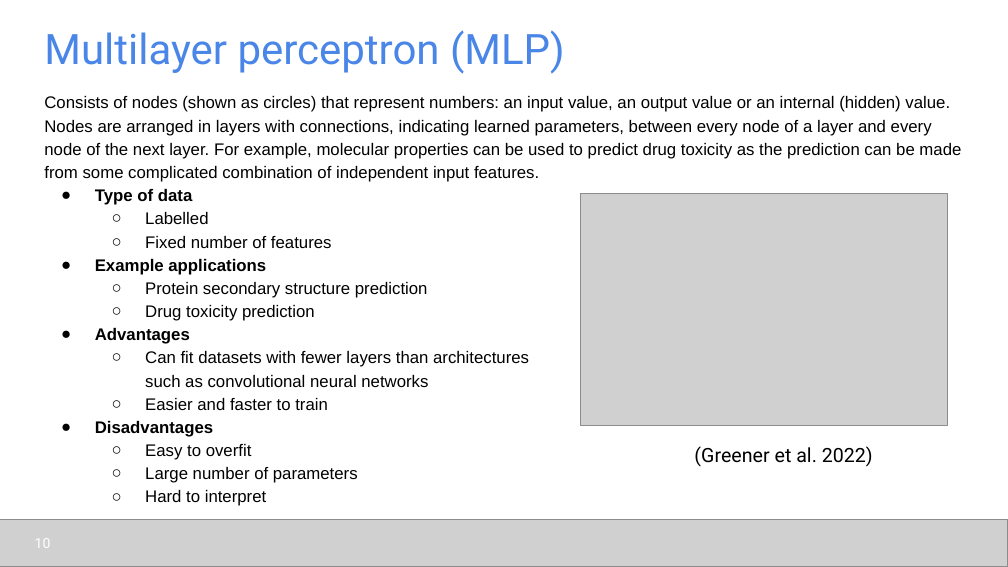
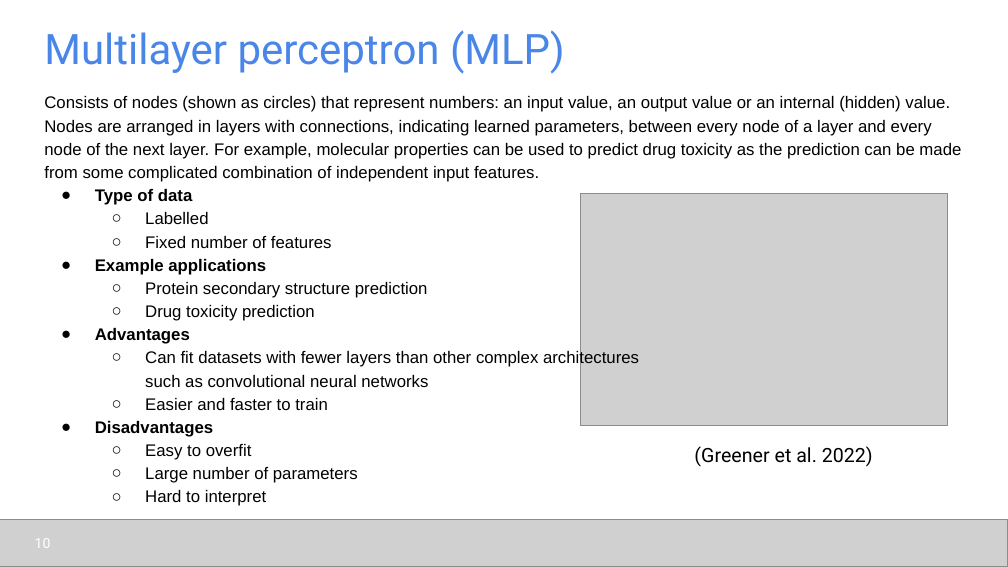
Before and after one commit to udel-cbcb/al_ml_workshop, a slide deck: slide 10 of Day_1/Lectures/Day_1_Lecture_2_AI_ML_Applications_in_Biology_and_Chemistry.pptx. Drawn at 1008x567 pixels with LibreOffice and Linux fonts; fonts in the diff are those of the drawing; grey boxes stand for pictures. Boxes give left, top, right and bottom in pixels: in the first picture for what was removed or moved away, otherwise in the second. Text is boxed around its words. In the diff, an @@ line names an element or a change of style, - is before the commit and + after.

```diff
--- a/Day_1/Lectures/Day_1_Lecture_2_AI_ML_Applications_in_Biology_and_Chemistry.pptx
+++ b/Day_1/Lectures/Day_1_Lecture_2_AI_ML_Applications_in_Biology_and_Chemistry.pptx
@@ text at [145,350,639,368]: text changed @@
-  ○ Can fit datasets with fewer layers than architectures
+  ○ Can fit datasets with fewer layers than other complex architectures
```
Also in this commit, not shown: 7 other slides changed, 7 other files.
